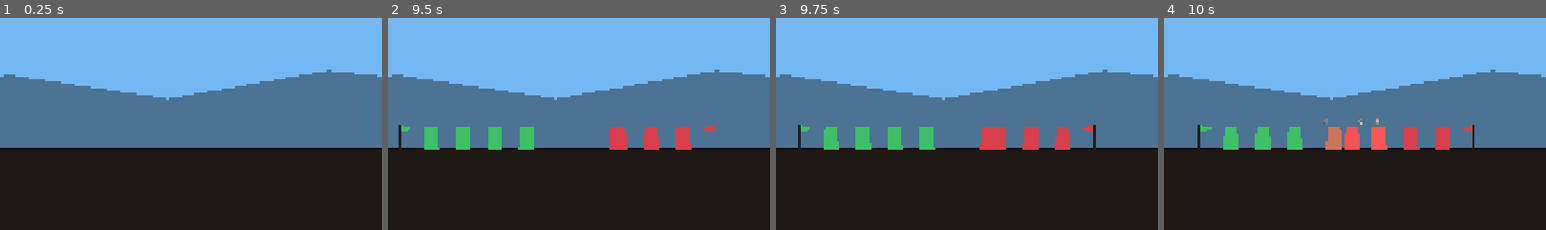
Above: before the commit, frames 1-4 (left to right).
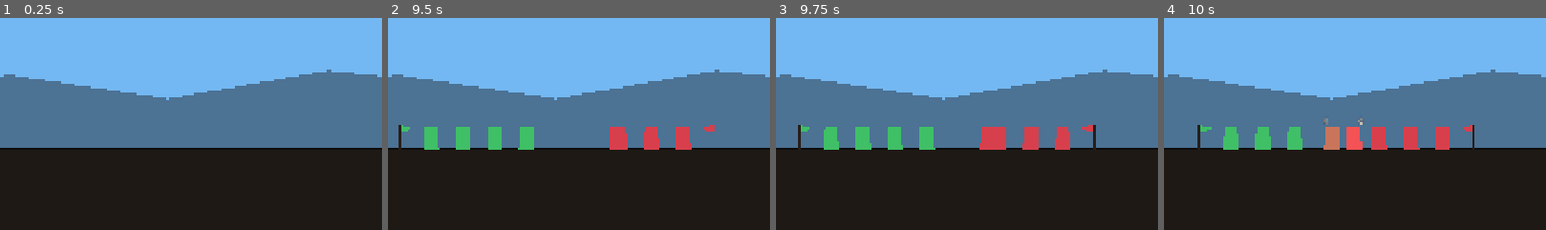
Above: after the commit, the same moments.

Repository: stonecauldron/mycelium-prototype
Game: Godot game, scene res://scenes/CombatStage.tscn
Two runs of this game, one before a commit and one after it. Both use one fixed random seed, a clock stepped at 60 frames per second and the inputs below.
Inputs:
- Up to frame 1 (0.25 s): no input
- Up to frame 2 (9.5 s): click "Weak vs Average" at 0.5 s; click "Average vs Average" at 1.25 s; click "Strong vs Average" at 2 s; click "Weak vs Average" at 2.75 s; click "Average vs Average" at 3.5 s; click "Strong vs Average" at 4.25 s; click "Weak vs Average" at 5 s; click "Average vs Average" at 5.75 s; click "Strong vs Average" at 6.5 s
- Up to frame 3 (9.75 s): no input
- Up to frame 4 (10 s): no input
The pictures show only the part of the screen within x 40-90%, y 50-100%; the shares and areas given below are measured in that part.

Frames 1-3 are identical in both runs. In frame 4, 0.6% of the frame differs, in the area x 41-59%, y 47-63%.

Commit message:
Order unit physics by SPD and refine combat hit resolution.
Faster units process first via process_physics_priority, knockback is impulse-based until grounded, and hitboxes support SINGLE/AOE targeting.

Co-authored-by: Cursor <cursoragent@cursor.com>

Diff:
--- a/data/weapons/basic_melee.tres
+++ b/data/weapons/basic_melee.tres
@@ -1,11 +1,8 @@
-[gd_resource type="Resource" script_class="WeaponData" load_steps=2 format=3]
+[gd_resource type="Resource" script_class="WeaponData" format=3 uid="uid://bw1v2csvvxpw7"]
 
-[ext_resource type="Script" path="res://scripts/units/WeaponData.gd" id="1_weapon"]
+[ext_resource type="Script" uid="uid://cgbjfqhc5bewm" path="res://scripts/units/WeaponData.gd" id="1_weapon"]
 
 [resource]
 script = ExtResource("1_weapon")
 display_name = "Basic Melee"
-range_class = 0
-base_damage = 5
 attack_range = 96.0
-knockback_force = 280.0
--- a/scripts/combat/Army.gd
+++ b/scripts/combat/Army.gd
@@ -128,6 +128,8 @@
 
 func _physics_process(_delta: float) -> void:
 	_acquire_opponent()
+	if flag_bearer.is_in_knockback():
+		return
 	if _opponent == null:
 		flag_bearer.stop()
 		return
--- a/scripts/combat/CombatStage.gd
+++ b/scripts/combat/CombatStage.gd
@@ -31,6 +31,7 @@
 	_clear_world_vfx()
 	_reset_army(player_army, _player_spawn, player_tier, Color(0.25, 0.75, 0.4, 1.0))
 	_reset_army(enemy_army, _enemy_spawn, enemy_tier, Color(0.85, 0.25, 0.3, 1.0))
+	_refresh_unit_process_order()
 	player_army.begin_march()
 	enemy_army.begin_march()
 
@@ -54,6 +55,19 @@
 	army.refresh_squad_indices()
 
 
+func _refresh_unit_process_order() -> void:
+	var units: Array[Unit] = []
+	units.append_array(player_army.get_living_units())
+	units.append_array(enemy_army.get_living_units())
+	units.sort_custom(func(a: Unit, b: Unit) -> bool:
+		if a.stats.spd != b.stats.spd:
+			return a.stats.spd > b.stats.spd
+		return a.process_tiebreak > b.process_tiebreak
+	)
+	for i in units.size():
+		units[i].process_physics_priority = i
+
+
 func _clear_world_vfx() -> void:
 	var world := $World
 	for child in world.get_children():
--- a/scripts/combat/FlagBearer.gd
+++ b/scripts/combat/FlagBearer.gd
@@ -1,8 +1,8 @@
 extends CharacterBody2D
 class_name FlagBearer
 
-const KNOCKBACK_LIFT := -140.0
-const KNOCKBACK_DURATION := 0.18
+const KNOCKBACK_UP_RATIO := 0.5
+const KNOCKBACK_IMPULSE_MULTIPLIER := 1.75
 const HURT_FLASH_COLOR := Color(1.0, 0.35, 0.35, 1.0)
 const HURT_FLASH_TIME := 0.12
 
@@ -19,8 +19,8 @@
 @onready var _pole: Polygon2D = $Visual/Pole
 
 var _march_speed_x: float = 0.0
-var _knockback_time: float = 0.0
-var _knockback_velocity_x: float = 0.0
+var _in_knockback: bool = false
+var _knockback_left_ground: bool = false
 var _hurt_tween: Tween
 var _pole_color: Color = Color(0.15, 0.12, 0.1, 1.0)
 
@@ -35,10 +35,14 @@
 func _physics_process(delta: float) -> void:
 	velocity += get_gravity() * delta
 
-	if _knockback_time > 0.0:
-		_knockback_time -= delta
-		velocity.x = _knockback_velocity_x
+	if _in_knockback:
 		move_and_slide()
+		if not is_on_floor():
+			_knockback_left_ground = true
+		elif _knockback_left_ground and velocity.y >= 0.0:
+			_in_knockback = false
+			_knockback_left_ground = false
+			velocity.x = 0.0
 		return
 
 	velocity.x = _march_speed_x
@@ -65,17 +69,22 @@
 
 
 func set_march_velocity(speed: float) -> void:
+	if _in_knockback:
+		return
 	_march_speed_x = speed
 
 
 func stop() -> void:
 	_march_speed_x = 0.0
-	velocity.x = 0.0
+
+
+func is_in_knockback() -> bool:
+	return _in_knockback
 
 
 func reset_combat_state() -> void:
-	_knockback_time = 0.0
-	_knockback_velocity_x = 0.0
+	_in_knockback = false
+	_knockback_left_ground = false
 	velocity = Vector2.ZERO
 	stop()
 	if _hurt_tween:
@@ -94,18 +103,21 @@
 	_play_hurt_highlight()
 	_spawn_damage_number(amount)
 	if knockback_from != Vector2.ZERO and knockback_force > 0.0:
-		call_deferred("_apply_knockback", knockback_from, knockback_force)
+		_apply_knockback(knockback_from, knockback_force)
 
 
 func _apply_knockback(from_global: Vector2, knockback_force: float) -> void:
-	if not is_inside_tree():
+	if not is_inside_tree() or knockback_force <= 0.0:
 		return
 	var direction := signf(global_position.x - from_global.x)
 	if direction == 0.0:
 		direction = 1.0
-	_knockback_velocity_x = direction * knockback_force
-	velocity.y = KNOCKBACK_LIFT
-	_knockback_time = KNOCKBACK_DURATION
+	var impulse := knockback_force * KNOCKBACK_IMPULSE_MULTIPLIER
+	velocity.x = direction * impulse
+	velocity.y = -impulse * KNOCKBACK_UP_RATIO
+	_in_knockback = true
+	_knockback_left_ground = false
+	_march_speed_x = 0.0
 
 
 func _play_hurt_highlight() -> void:
--- a/scripts/components/HitboxComponent.gd
+++ b/scripts/components/HitboxComponent.gd
@@ -5,6 +5,7 @@
 @export var knockback_force: float = 0.0
 @export var owner_unit: Unit
 
+var _targeting_mode: WeaponData.TargetingMode = WeaponData.TargetingMode.SINGLE
 var _hit_combatants: Dictionary = {}
 
 
@@ -13,12 +14,17 @@
 	monitoring = false
 
 
-func enable_for_attack(attack_damage: int, attack_knockback: float) -> void:
+func enable_for_attack(
+	attack_damage: int,
+	attack_knockback: float,
+	targeting_mode: WeaponData.TargetingMode
+) -> void:
 	damage = attack_damage
 	knockback_force = attack_knockback
+	_targeting_mode = targeting_mode
 	_hit_combatants.clear()
 	monitoring = true
-	_hit_overlapping_hurtboxes()
+	_resolve_hits()
 
 
 func disable() -> void:
@@ -26,32 +32,72 @@
 	_hit_combatants.clear()
 
 
-func _hit_overlapping_hurtboxes() -> void:
-	for area in get_overlapping_areas():
-		_try_hit(area)
+func _on_area_entered(_area: Area2D) -> void:
+	if not monitoring:
+		return
+	_resolve_hits()
 
 
-func _on_area_entered(area: Area2D) -> void:
-	if not monitoring:
+func _resolve_hits() -> void:
+	if _targeting_mode == WeaponData.TargetingMode.AOE:
+		for area in get_overlapping_areas():
+			_apply_hit_to_area(area)
 		return
-	_try_hit(area)
+
+	_hit_closest_enemy()
 
 
-func _try_hit(area: Area2D) -> void:
+func _hit_closest_enemy() -> void:
+	if not _hit_combatants.is_empty():
+		return
+
+	var closest_hurtbox: HurtboxComponent = null
+	var closest_distance := INF
+
+	for area in get_overlapping_areas():
+		var hurtbox: HurtboxComponent = area as HurtboxComponent
+		var target := _get_valid_target(hurtbox)
+		if target == null:
+			continue
+		var distance := owner_unit.global_position.distance_squared_to(
+			(target as Node2D).global_position
+		)
+		if distance < closest_distance:
+			closest_distance = distance
+			closest_hurtbox = hurtbox
+
+	if closest_hurtbox != null:
+		_apply_hit(closest_hurtbox)
+
+
+func _apply_hit_to_area(area: Area2D) -> void:
 	var hurtbox: HurtboxComponent = area as HurtboxComponent
+	var target := _get_valid_target(hurtbox)
+	if target == null:
+		return
+	_apply_hit(hurtbox)
+
+
+func _apply_hit(hurtbox: HurtboxComponent) -> void:
+	var target := hurtbox.get_combatant()
+	if target == null or _hit_combatants.has(target):
+		return
+	_hit_combatants[target] = true
+	hurtbox.receive_hit(damage, owner_unit.global_position, knockback_force)
+
+
+func _get_valid_target(hurtbox: HurtboxComponent) -> Node:
 	if hurtbox == null or owner_unit == null:
-		return
+		return null
 
 	var target: Node = hurtbox.get_combatant()
 	if target == null or target == owner_unit:
-		return
+		return null
 	if _is_ally(target):
-		return
+		return null
 	if _hit_combatants.has(target):
-		return
-
-	_hit_combatants[target] = true
-	hurtbox.receive_hit(damage, owner_unit.global_position, knockback_force)
+		return null
+	return target
 
 
 func _is_ally(target: Node) -> bool:
--- a/scripts/units/Unit.gd
+++ b/scripts/units/Unit.gd
@@ -13,8 +13,7 @@
 const LUNGE_DISTANCE := 48.0
 const LUNGE_OUT_TIME := 0.08
 const LUNGE_BACK_TIME := 0.12
-const KNOCKBACK_LIFT := -140.0
-const KNOCKBACK_DURATION := 0.18
+const KNOCKBACK_UP_RATIO := 0.5
 const HURT_FLASH_COLOR := Color(1.0, 0.35, 0.35, 1.0)
 const HURT_FLASH_TIME := 0.12
 
@@ -31,13 +30,14 @@
 @export var body_color: Color = Color(0.4, 0.7, 0.5)
 
 var current_hp: int
+var process_tiebreak: int = 0
 var _attack_timer: float = 0.0
 var _target: Node2D
 var _army: Army
 var _combat_phase: CombatPhase = CombatPhase.READY
 var _hurt_tween: Tween
-var _knockback_time: float = 0.0
-var _knockback_velocity_x: float = 0.0
+var _in_knockback: bool = false
+var _knockback_left_ground: bool = false
 
 @onready var _visual: Node2D = $Visual
 @onready var _body: Polygon2D = $Visual/Body
@@ -60,19 +60,21 @@
 func apply_power_tier(tier: UnitStats.PowerTier) -> void:
 	_cancel_attack()
 	stats = UnitStats.create_for_tier(tier)
+	process_tiebreak = randi()
 	current_hp = stats.get_max_hp()
 	health_changed.emit(current_hp, stats.get_max_hp())
 	_attack_timer = 0.0
 	_target = null
 	_combat_phase = CombatPhase.READY
-	_knockback_time = 0.0
-	_knockback_velocity_x = 0.0
+	_in_knockback = false
+	_knockback_left_ground = false
 	_apply_body_color()
 
 
 func _initialize_runtime() -> void:
 	current_hp = stats.get_max_hp()
 	health_changed.emit(current_hp, stats.get_max_hp())
+	process_tiebreak = randi()
 
 	add_to_group("units")
 	_army = get_parent().get_parent() as Army
@@ -116,10 +118,14 @@
 
 	velocity += get_gravity() * delta
 
-	if _knockback_time > 0.0:
-		_knockback_time -= delta
-		velocity.x = _knockback_velocity_x
+	if _in_knockback:
 		move_and_slide()
+		if not is_on_floor():
+			_knockback_left_ground = true
+		elif _knockback_left_ground and velocity.y >= 0.0:
+			_in_knockback = false
+			_knockback_left_ground = false
+			velocity.x = 0.0
 		return
 
 	if _combat_phase == CombatPhase.ATTACKING:
@@ -196,7 +202,11 @@
 		return
 
 	_combat_phase = CombatPhase.ATTACKING
-	_hitbox.enable_for_attack(_get_attack_damage(), weapon.knockback_force)
+	_hitbox.enable_for_attack(
+		_get_attack_damage(),
+		weapon.knockback_force,
+		weapon.targeting_mode
+	)
 
 	var direction := signf(_visual.scale.x)
 	if direction == 0.0:
@@ -277,7 +287,7 @@
 		_die()
 		return
 	if knockback_from != Vector2.ZERO and knockback_force > 0.0:
-		call_deferred("_apply_knockback", knockback_from, knockback_force)
+		_apply_knockback(knockback_from, knockback_force)
 
 
 func _die() -> void:
@@ -288,14 +298,15 @@
 
 
 func _apply_knockback(from_global: Vector2, knockback_force: float) -> void:
-	if not is_inside_tree() or current_hp <= 0:
+	if not is_inside_tree() or current_hp <= 0 or knockback_force <= 0.0:
 		return
 	var direction := signf(global_position.x - from_global.x)
 	if direction == 0.0:
 		direction = 1.0
-	_knockback_velocity_x = direction * knockback_force
-	velocity.y = KNOCKBACK_LIFT
-	_knockback_time = KNOCKBACK_DURATION
+	velocity.x = direction * knockback_force
+	velocity.y = -knockback_force * KNOCKBACK_UP_RATIO
+	_in_knockback = true
+	_knockback_left_ground = false
 
 
 func _play_hurt_highlight() -> void:
--- a/scripts/units/WeaponData.gd
+++ b/scripts/units/WeaponData.gd
@@ -2,6 +2,7 @@
 extends Resource
 
 enum WeaponRange { MELEE, MID, RANGED }
+enum TargetingMode { SINGLE, AOE }
 
 const SQUAD_OFFSET := {
 	WeaponRange.MELEE: 80.0,
@@ -11,6 +12,7 @@
 
 @export var display_name: String = ""
 @export var range_class: WeaponRange = WeaponRange.MELEE
+@export var targeting_mode: TargetingMode = TargetingMode.SINGLE
 @export var base_damage: int = 5
 @export var attack_range: float = 48.0
 @export var knockback_force: float = 280.0
